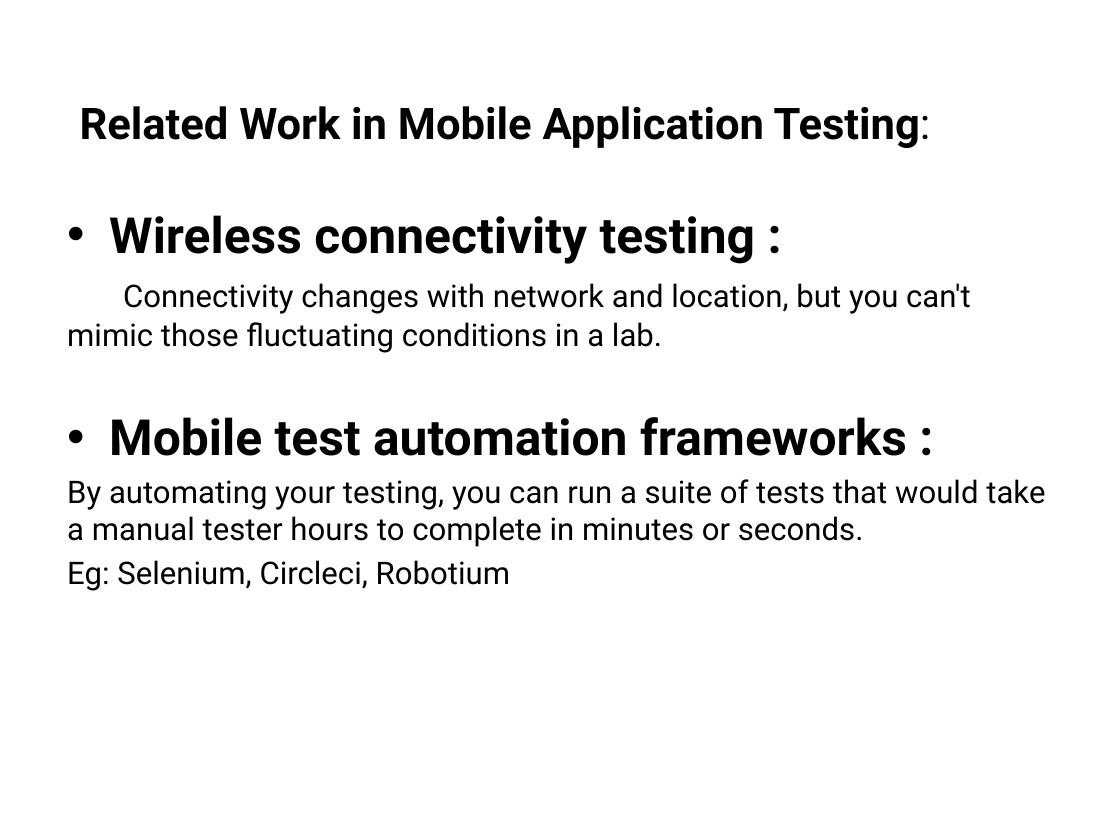
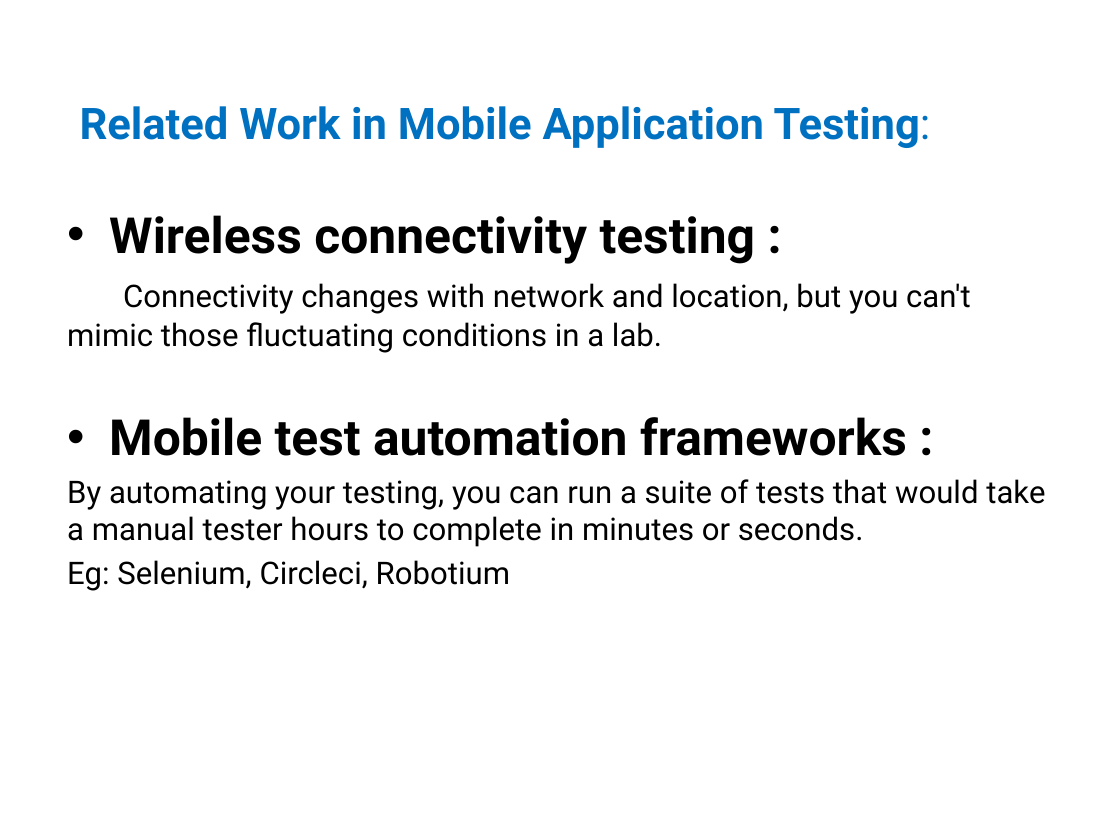
Before and after one commit to chaitumanne/ASE-Presentation, a slide deck: slide 5 of ASE_Mobile_Testing.pptx. Drawn at 1120x840 pixels with LibreOffice and Linux fonts; fonts in the diff are those of the drawing; background and template pictures are left out. Boxes give left, top, right and bottom in pixels: in the first picture for what was removed or moved away, otherwise in the second. Text is boxed around its words. In the diff, an @@ line names an element or a change of style, - is before the commit and + after.

```diff
--- a/ASE_Mobile_Testing.pptx
+++ b/ASE_Mobile_Testing.pptx
@@ text at (80, 106, 931, 148): text colour #000000 to #0070C0 in "Related Work in Mobile Application Testing:" @@
```
Also in this commit, not shown: 5 other slides changed, 4 slides added.
